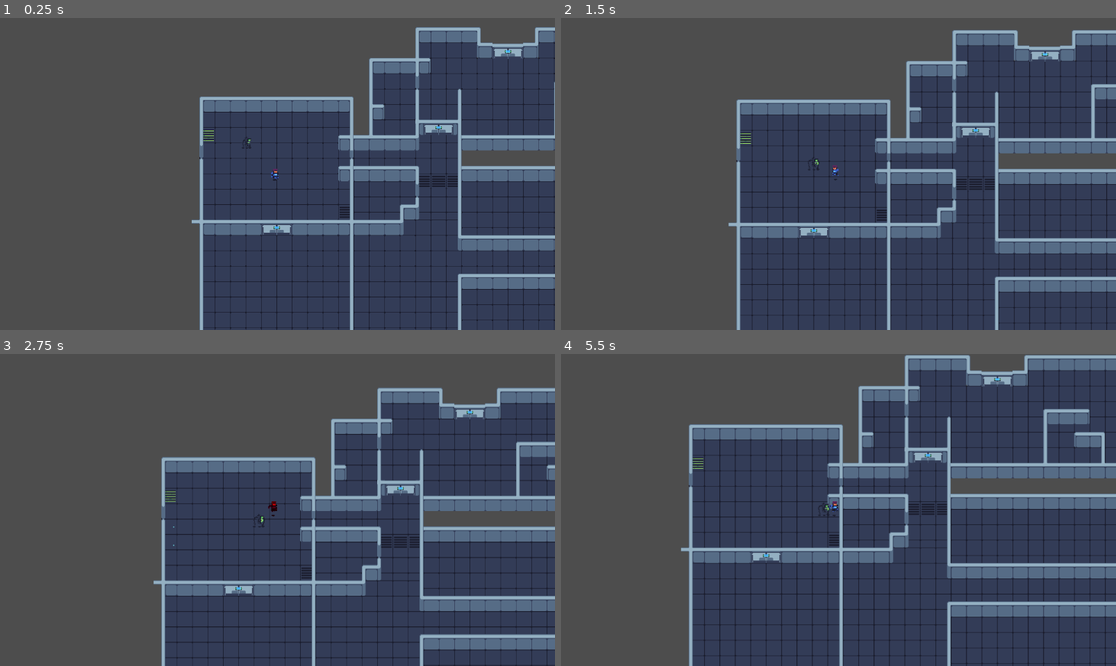
Above: before the commit, frames 1-4 (two rows, left to right).
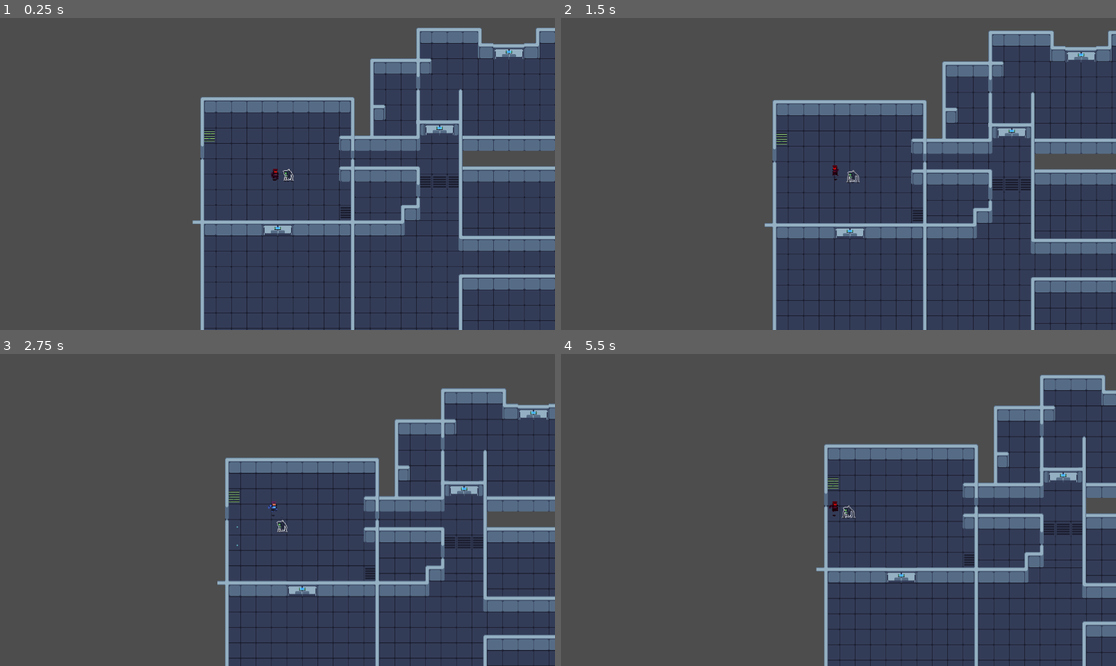
Above: after the commit, the same moments.

Repository: GerardinClement/Gamejam_forge
Game: Godot game, scene res://main.tscn
Two runs of this game, one before a commit and one after it. Both use one fixed random seed, a clock stepped at 60 frames per second and the inputs below. Before the commit the project starts from res://tile_map.tscn.
Inputs (mouse positions are in pixels of both pictures, inside the frame that each line leads up to):
- Up to frame 1 (0.25 s): no input
- Up to frame 2 (1.5 s): move the mouse to (960, 158) at 0.52 s; move the mouse to (727, 189) at 1.27 s
- Up to frame 3 (2.75 s): move the mouse to (333, 441) at 2.02 s
- Up to frame 4 (5.5 s): move the mouse to (810, 572) at 2.77 s; move the mouse to (1005, 556) at 3.52 s; move the mouse to (672, 463) at 4.27 s; move the mouse to (866, 510) at 5.02 s

The runs differ from the first frame. In frame 1, 7.7% of the frame differs, in the area x 34-100%, y 2-100%; in frame 2, 21%; in frame 3, 25%; in frame 4, 46%, in the area x 21-100%, y 0-100%.

Commit message:
create main scene

Diff:
--- /dev/null
+++ b/main.tscn
@@ -0,0 +1,13 @@
+[gd_scene load_steps=4 format=3 uid="uid://c8afn38mfwi0d"]
+
+[ext_resource type="PackedScene" uid="uid://b1duj81xgtv76" path="res://tile_map.tscn" id="2_r3ojv"]
+[ext_resource type="PackedScene" uid="uid://bghlfveoqowne" path="res://player.tscn" id="3_keqr3"]
+[ext_resource type="PackedScene" uid="uid://dk23hftmrd5n8" path="res://AnimatedCharacters/Enemies/octopus/octopus.tscn" id="3_w6e60"]
+
+[node name="Main" type="Node2D"]
+
+[node name="TileMap" parent="." instance=ExtResource("2_r3ojv")]
+
+[node name="Player" parent="." instance=ExtResource("3_keqr3")]
+
+[node name="octopus" parent="." instance=ExtResource("3_w6e60")]
--- a/player.tscn
+++ b/player.tscn
@@ -90,6 +90,21 @@
 [sub_resource type="RectangleShape2D" id="RectangleShape2D_t7hxa"]
 size = Vector2(15, 22)
 
+[sub_resource type="Animation" id="Animation_7pj10"]
+length = 0.001
+tracks/0/type = "value"
+tracks/0/imported = false
+tracks/0/enabled = true
+tracks/0/path = NodePath(".:modulate")
+tracks/0/interp = 1
+tracks/0/loop_wrap = true
+tracks/0/keys = {
+"times": PackedFloat32Array(0),
+"transitions": PackedFloat32Array(1),
+"update": 0,
+"values": [Color(1, 1, 1, 1)]
+}
+
 [sub_resource type="Animation" id="Animation_054m5"]
 resource_name = "damage"
 length = 0.5
@@ -104,21 +119,6 @@
 "transitions": PackedFloat32Array(0.392292, 3.24901, 1),
 "update": 0,
 "values": [Color(1, 1, 1, 1), Color(0.882353, 0, 0.0980392, 1), Color(1, 1, 1, 1)]
-}
-
-[sub_resource type="Animation" id="Animation_7pj10"]
-length = 0.001
-tracks/0/type = "value"
-tracks/0/imported = false
-tracks/0/enabled = true
-tracks/0/path = NodePath(".:modulate")
-tracks/0/interp = 1
-tracks/0/loop_wrap = true
-tracks/0/keys = {
-"times": PackedFloat32Array(0),
-"transitions": PackedFloat32Array(1),
-"update": 0,
-"values": [Color(1, 1, 1, 1)]
 }
 
 [sub_resource type="AnimationLibrary" id="AnimationLibrary_d01wx"]
--- a/project.godot
+++ b/project.godot
@@ -11,6 +11,6 @@
 [application]
 
 config/name="Gamjam_forge"
-run/main_scene="res://tile_map.tscn"
+run/main_scene="res://main.tscn"
 config/features=PackedStringArray("4.2", "Forward Plus")
 config/icon="res://icon.svg"
--- a/tile_map.tscn
+++ b/tile_map.tscn
@@ -1,10 +1,8 @@
-[gd_scene load_steps=53 format=3 uid="uid://b1duj81xgtv76"]
+[gd_scene load_steps=51 format=3 uid="uid://b1duj81xgtv76"]
 
 [ext_resource type="Texture2D" uid="uid://dkj15bqj1pwph" path="res://Assets/Tech Dungeon Roguelite - Asset Pack (v5)/tileset x1.png" id="1_kf7dp"]
 [ext_resource type="Texture2D" uid="uid://c0hekh4nn5l81" path="res://Assets/Tech Dungeon Roguelite - Asset Pack (v5)/Props and Items/props and items x1.png" id="2_ljkmu"]
-[ext_resource type="PackedScene" uid="uid://bghlfveoqowne" path="res://player.tscn" id="3_gudsx"]
 [ext_resource type="PackedScene" uid="uid://keejpye2ln1t" path="res://large_door.tscn" id="4_4hjqr"]
-[ext_resource type="PackedScene" uid="uid://dk23hftmrd5n8" path="res://AnimatedCharacters/Enemies/octopus/octopus.tscn" id="5_wbw7w"]
 
 [sub_resource type="TileMapPattern" id="TileMapPattern_4wwn5"]
 tile_data = PackedInt32Array(0, 1048576, 0, 65536, 1048576, 1, 1, 1114112, 0, 65537, 1114112, 1)
@@ -4817,9 +4815,6 @@
 layer_2/name = "Stripes"
 layer_2/tile_data = PackedInt32Array()
 
-[node name="Player" parent="." instance=ExtResource("3_gudsx")]
-position = Vector2(2, 1)
-
 [node name="LargeDoors" parent="." instance=ExtResource("4_4hjqr")]
 position = Vector2(336, -96)
 collision_layer = 0
@@ -4844,6 +4839,3 @@
 position = Vector2(432, 320)
 collision_layer = 0
 collision_mask = 0
-
-[node name="octopus" parent="." instance=ExtResource("5_wbw7w")]
-position = Vector2(-70, -78)
